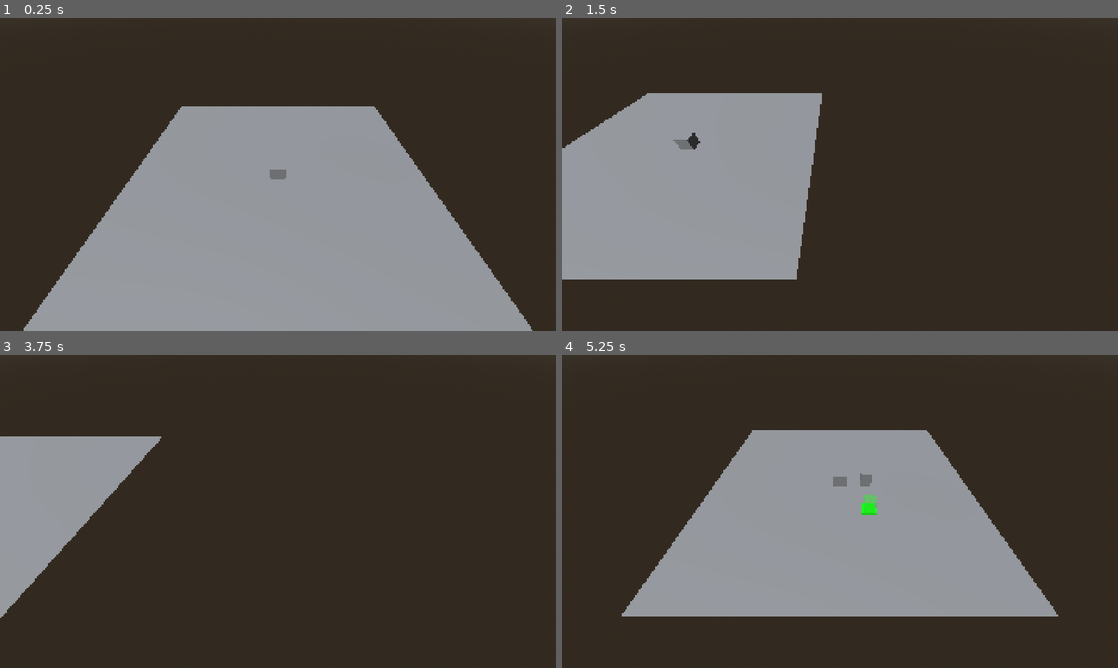
Above: before the commit, frames 1-4 (two rows, left to right).
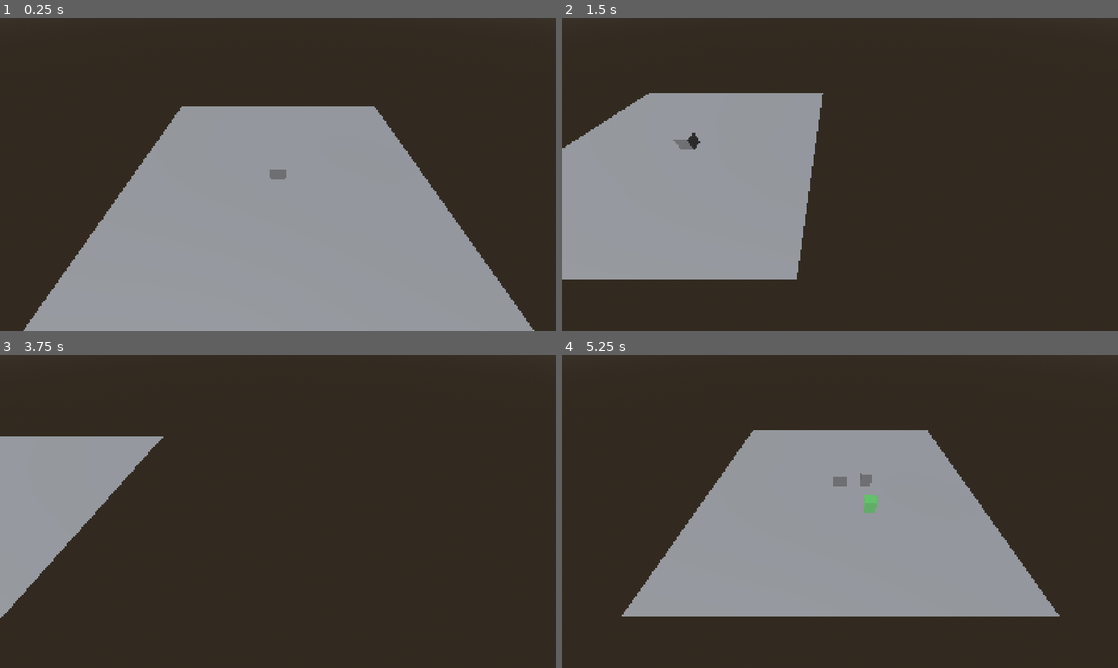
Above: after the commit, the same moments.

Repository: ChrisGiggleman/industrial-warfare
Game: Godot game, scene res://scenes/core/main.tscn
Two runs of this game, one before a commit and one after it. Both use one fixed random seed, a clock stepped at 60 frames per second and the inputs below.
Inputs (mouse positions are in pixels of both pictures, inside the frame that each line leads up to):
- Up to frame 1 (0.25 s): no input
- Up to frame 2 (1.5 s): tap Enter at 0.5 s; move the mouse to (962, 158) at 0.52 s; hold D (move_right) 0.53-1.28 s; hold Mouse wheel up (camera_zoom_in) 0.53-1.28 s; move the mouse to (728, 190) at 1.27 s; hold S (move_backward) from 1.28 s (still down); tap Mouse wheel down (camera_zoom_out) at 1.35 s
- Up to frame 3 (3.75 s): move the mouse to (333, 442) at 2.02 s; release S (move_backward) at 2.03 s; press the mouse at (333, 442) at 2.03 s; hold D (move_right) 2.03-2.78 s; move the mouse to (250, 574) at 2.77 s; release the mouse at (250, 574) at 2.78 s; hold W (move_forward) 2.78-3.53 s; tap B (toggle_placement_mode) at 2.85 s; move the mouse to (444, 558) at 3.52 s; hold A (move_left) from 3.53 s (still down); hold Mouse wheel up (camera_zoom_in) from 3.53 s (still down)
- Up to frame 4 (5.25 s): move the mouse to (673, 464) at 4.27 s; release Mouse wheel up (camera_zoom_in) at 4.28 s; tap Mouse wheel down (camera_zoom_out) at 4.35 s; move the mouse to (867, 511) at 5.02 s; release A (move_left) at 5.03 s; press the mouse at (867, 511) at 5.03 s; hold S (move_backward) from 5.03 s (still down)

The runs differ from the first frame. In frame 1, 0.1% of the frame differs, in the area x 4-97%, y 29-100%; in frame 2, less than 0.1%; in frame 3, less than 0.1%; in frame 4, 0.2%, in the area x 10-90%, y 24-84%.

Commit message:
Finalize building placement ghost preview

Diff:
--- a/scenes/core/main.tscn
+++ b/scenes/core/main.tscn
@@ -33,7 +33,7 @@
 [node name="Main" type="Node3D" unique_id=284048942]
 
 [node name="Ground" type="MeshInstance3D" parent="." unique_id=715106593]
-transform = Transform3D(1, 0, 0, 0, 1, 0, 0, 0, 1, -0.00392437, 0.03314972, 0.01133728)
+transform = Transform3D(1, 0, 0, 0, 1, 0, 0, 0, 1, 0.024633884, 0.03314972, 0.02122879)
 mesh = SubResource("PlaneMesh_6rktp")
 
 [node name="StaticBody3D" type="StaticBody3D" parent="Ground" unique_id=1370250130]
@@ -73,6 +73,10 @@
 camera = NodePath("../CameraRig/Camera3D")
 hover_marker = NodePath("../HoverMarker")
 placeable_scene = ExtResource("4_b6u03")
+ray_length = null
+grid_size = null
+valid_placement_color = null
+invalid_placement_color = null
 
 [node name="HoverMarker" type="MeshInstance3D" parent="." unique_id=2100502670]
 material_override = SubResource("StandardMaterial3D_2dmjg")
--- a/scripts/world_interaction.gd
+++ b/scripts/world_interaction.gd
@@ -177,10 +177,8 @@
 # =============================================================================
 # Tracks the mouse over valid placement surfaces.
 #
-# The ray only checks Collision Layer 1, which is reserved for placement
-# surfaces such as the ground.
-#
-# The result is snapped to the configured grid size.
+# The placement ghost follows the grid-snapped ground position.
+# The ghost turns green when placement is valid and red when blocked.
 
 func _update_hover_marker() -> void:
 	var mouse_position: Vector2 = get_viewport().get_mouse_position()
@@ -202,18 +200,16 @@
 	if result:
 		var hit_position: Vector3 = result["position"]
 
-		# Store the actual ground-level location where a building would be placed.
+		# Store the snapped ground-level position where the building would be placed.
 		current_placement_position = Vector3(
 			snappedf(hit_position.x, grid_size),
 			hit_position.y,
 			snappedf(hit_position.z, grid_size)
 		)
 
-				# The thin preview tile sits slightly above the ground to prevent overlap.
-		hover_marker.visible = true
-		hover_marker.global_position = (
-			current_placement_position + Vector3(0.0, 0.02, 0.0)
-		)
+		# The old placement tile is hidden because the building ghost
+		# now provides the placement preview.
+		hover_marker.visible = false
 
 		# Move the building ghost to the snapped placement position.
 		if placement_ghost != null:
@@ -222,10 +218,22 @@
 		# Check whether the current grid cell is occupied.
 		placement_is_valid = _is_placement_clear(current_placement_position)
 
-		if placement_is_valid:
-			hover_material.albedo_color = valid_placement_color
-		else:
-			hover_material.albedo_color = invalid_placement_color
+		# Change the ghost color based on placement validity.
+		if ghost_material != null:
+			if placement_is_valid:
+				ghost_material.albedo_color = Color(
+					valid_placement_color.r,
+					valid_placement_color.g,
+					valid_placement_color.b,
+					0.4
+				)
+			else:
+				ghost_material.albedo_color = Color(
+					invalid_placement_color.r,
+					invalid_placement_color.g,
+					invalid_placement_color.b,
+					0.4
+				)
 
 	else:
 		hover_marker.visible = false
@@ -321,7 +329,12 @@
 	# Create a transparent preview material.
 	ghost_material = StandardMaterial3D.new()
 	ghost_material.transparency = BaseMaterial3D.TRANSPARENCY_ALPHA
-	ghost_material.albedo_color = Color(0.0, 1.0, 0.0, 0.4)
+	ghost_material.albedo_color = Color(
+	valid_placement_color.r,
+	valid_placement_color.g,
+	valid_placement_color.b,
+	0.4
+)
 
 	# Apply the preview material to every mesh inside the ghost.
 	for child in placement_ghost.find_children("*", "MeshInstance3D", true, false):
Not shown, changed: docs/ARCHITECTURE.md
Not shown, changed: docs/DEVLOG.md
Not shown, changed: docs/ROADMAP.md
